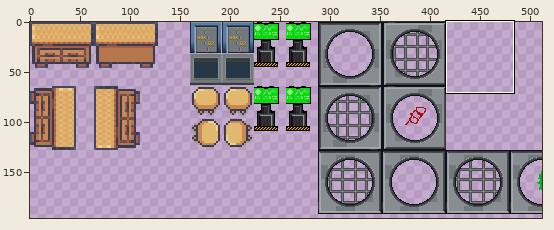
One commit to this sprite sheet: sprites/tilesheets/furniture.png. Above: a wide view before the commit, with the close-up outlined.
Close-up. Before the commit:
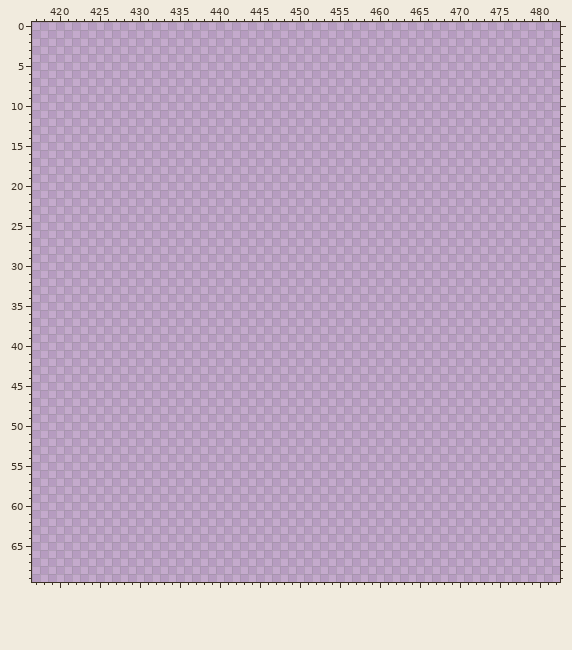
The file is 512x512 pixels. Colours within 5 levels of each other are drawn and written as one. Shown: x 417..482, y 0..69. The wide view leaves out empty margins.
After the commit:
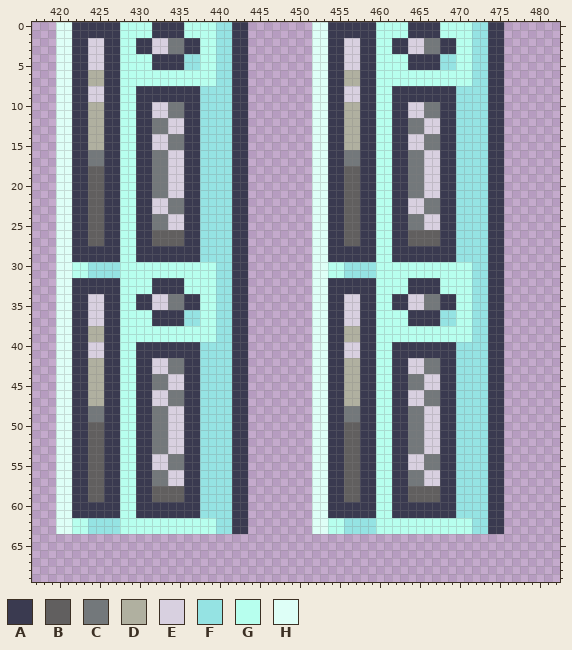
Palette (. is transparent): A #3a3a50  B #615f5f  C #73787b  D #b0b0a0  E #d8d0e0  F #95e3e3  G #b7ffee  H #defff7
Diff:
y 0..1: x 420..443 ........................ -> HHAAAAAAGGGGAAAAGGGGFFAA; x 452..475 ........................ -> HHAAAAAAGGGGAAAAGGGGFFAA
y 2..3: x 420..443 ........................ -> HHAAEEAAGGAAEECCAAGGFFAA; x 452..475 ........................ -> HHAAEEAAGGAAEECCAAGGFFAA
y 4..5: x 420..443 ........................ -> HHAAEEAAGGGGAAAAFFGGFFAA; x 452..475 ........................ -> HHAAEEAAGGGGAAAAFFGGFFAA
y 6..7: x 420..443 ........................ -> HHAADDAAGGGGGGGGGGGGFFAA; x 452..475 ........................ -> HHAADDAAGGGGGGGGGGGGFFAA
y 8..9: x 420..443 ........................ -> HHAAEEAAGGAAAAAAAAFFFFAA; x 452..475 ........................ -> HHAAEEAAGGAAAAAAAAFFFFAA
y 10..11: x 420..443 ........................ -> HHAADDAAGGAAEECCAAFFFFAA; x 452..475 ........................ -> HHAADDAAGGAAEECCAAFFFFAA
y 12..13: x 420..443 ........................ -> HHAADDAAGGAACCEEAAFFFFAA; x 452..475 ........................ -> HHAADDAAGGAACCEEAAFFFFAA
y 14..15: x 420..443 ........................ -> HHAADDAAGGAAEECCAAFFFFAA; x 452..475 ........................ -> HHAADDAAGGAAEECCAAFFFFAA
y 16..17: x 420..443 ........................ -> HHAACCAAGGAACCEEAAFFFFAA; x 452..475 ........................ -> HHAACCAAGGAACCEEAAFFFFAA
y 18..21: x 420..443 ........................ -> HHAABBAAGGAACCEEAAFFFFAA; x 452..475 ........................ -> HHAABBAAGGAACCEEAAFFFFAA
y 22..23: x 420..443 ........................ -> HHAABBAAGGAAEECCAAFFFFAA; x 452..475 ........................ -> HHAABBAAGGAAEECCAAFFFFAA
y 24..25: x 420..443 ........................ -> HHAABBAAGGAACCEEAAFFFFAA; x 452..475 ........................ -> HHAABBAAGGAACCEEAAFFFFAA
y 26..27: x 420..443 ........................ -> HHAABBAAGGAABBBBAAFFFFAA; x 452..475 ........................ -> HHAABBAAGGAABBBBAAFFFFAA
y 28..29: x 420..443 ........................ -> HHAAAAAAGGAAAAAAAAFFFFAA; x 452..475 ........................ -> HHAAAAAAGGAAAAAAAAFFFFAA
y 30..31: x 420..443 ........................ -> HHGGFFFFGGGGGGGGGGGGFFAA; x 452..475 ........................ -> HHGGFFFFGGGGGGGGGGGGFFAA
y 32..33: x 420..443 ........................ -> HHAAAAAAGGGGAAAAGGGGFFAA; x 452..475 ........................ -> HHAAAAAAGGGGAAAAGGGGFFAA
y 34..35: x 420..443 ........................ -> HHAAEEAAGGAAEECCAAGGFFAA; x 452..475 ........................ -> HHAAEEAAGGAAEECCAAGGFFAA
y 36..37: x 420..443 ........................ -> HHAAEEAAGGGGAAAAFFGGFFAA; x 452..475 ........................ -> HHAAEEAAGGGGAAAAFFGGFFAA
y 38..39: x 420..443 ........................ -> HHAADDAAGGGGGGGGGGGGFFAA; x 452..475 ........................ -> HHAADDAAGGGGGGGGGGGGFFAA
y 40..41: x 420..443 ........................ -> HHAAEEAAGGAAAAAAAAFFFFAA; x 452..475 ........................ -> HHAAEEAAGGAAAAAAAAFFFFAA
y 42..43: x 420..443 ........................ -> HHAADDAAGGAAEECCAAFFFFAA; x 452..475 ........................ -> HHAADDAAGGAAEECCAAFFFFAA
y 44..45: x 420..443 ........................ -> HHAADDAAGGAACCEEAAFFFFAA; x 452..475 ........................ -> HHAADDAAGGAACCEEAAFFFFAA
y 46..47: x 420..443 ........................ -> HHAADDAAGGAAEECCAAFFFFAA; x 452..475 ........................ -> HHAADDAAGGAAEECCAAFFFFAA
y 48..49: x 420..443 ........................ -> HHAACCAAGGAACCEEAAFFFFAA; x 452..475 ........................ -> HHAACCAAGGAACCEEAAFFFFAA
y 50..53: x 420..443 ........................ -> HHAABBAAGGAACCEEAAFFFFAA; x 452..475 ........................ -> HHAABBAAGGAACCEEAAFFFFAA
y 54..55: x 420..443 ........................ -> HHAABBAAGGAAEECCAAFFFFAA; x 452..475 ........................ -> HHAABBAAGGAAEECCAAFFFFAA
y 56..57: x 420..443 ........................ -> HHAABBAAGGAACCEEAAFFFFAA; x 452..475 ........................ -> HHAABBAAGGAACCEEAAFFFFAA
y 58..59: x 420..443 ........................ -> HHAABBAAGGAABBBBAAFFFFAA; x 452..475 ........................ -> HHAABBAAGGAABBBBAAFFFFAA
y 60..61: x 420..443 ........................ -> HHAAAAAAGGAAAAAAAAFFFFAA; x 452..475 ........................ -> HHAAAAAAGGAAAAAAAAFFFFAA
y 62..63: x 420..443 ........................ -> HHGGFFFFGGGGGGGGGGGGFFAA; x 452..475 ........................ -> HHGGFFFFGGGGGGGGGGGGFFAA
Changed places in both close-ups, as pixel boxes (x1, y1, x2, y2):
added: (56, 22, 248, 534)
added: (312, 22, 504, 534)
